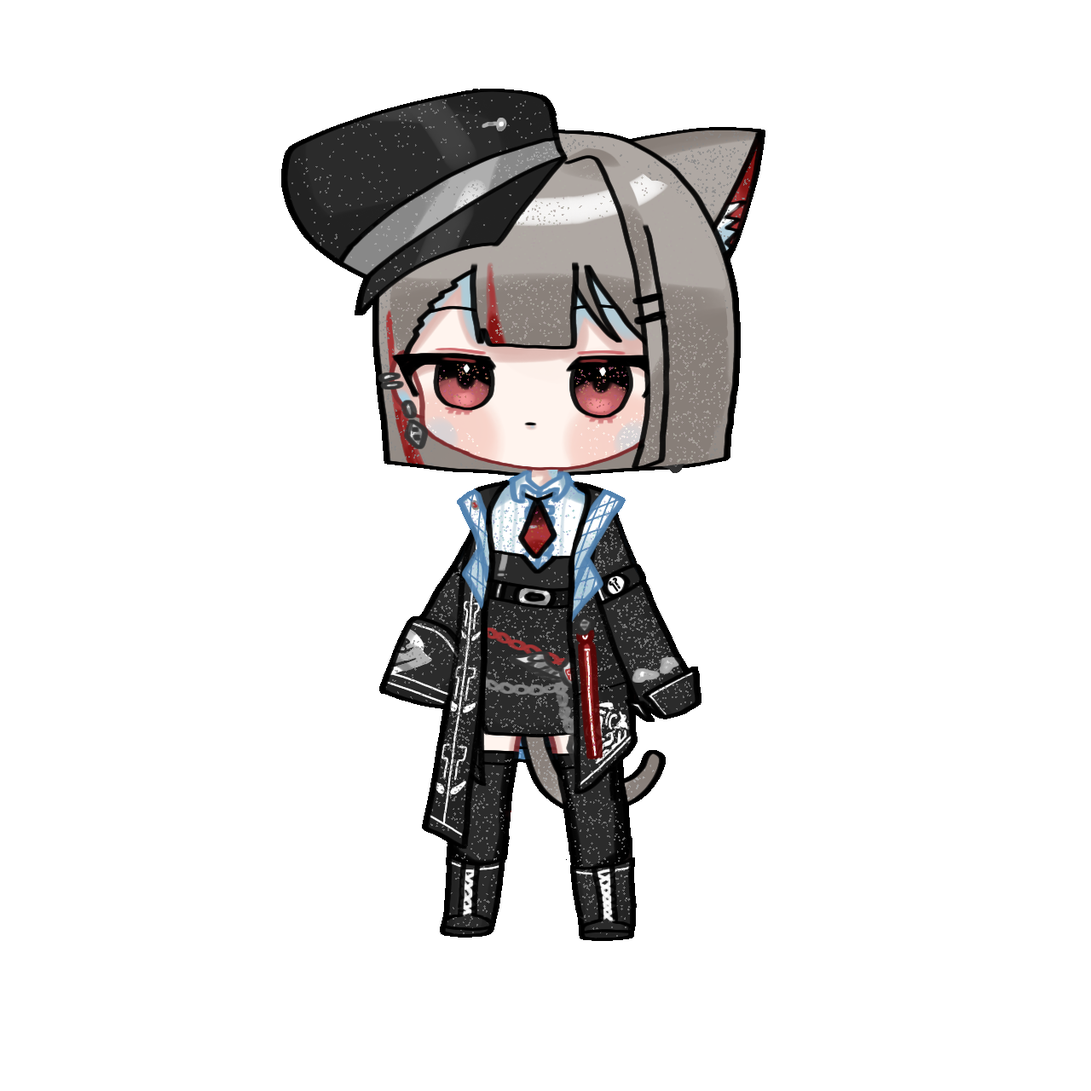
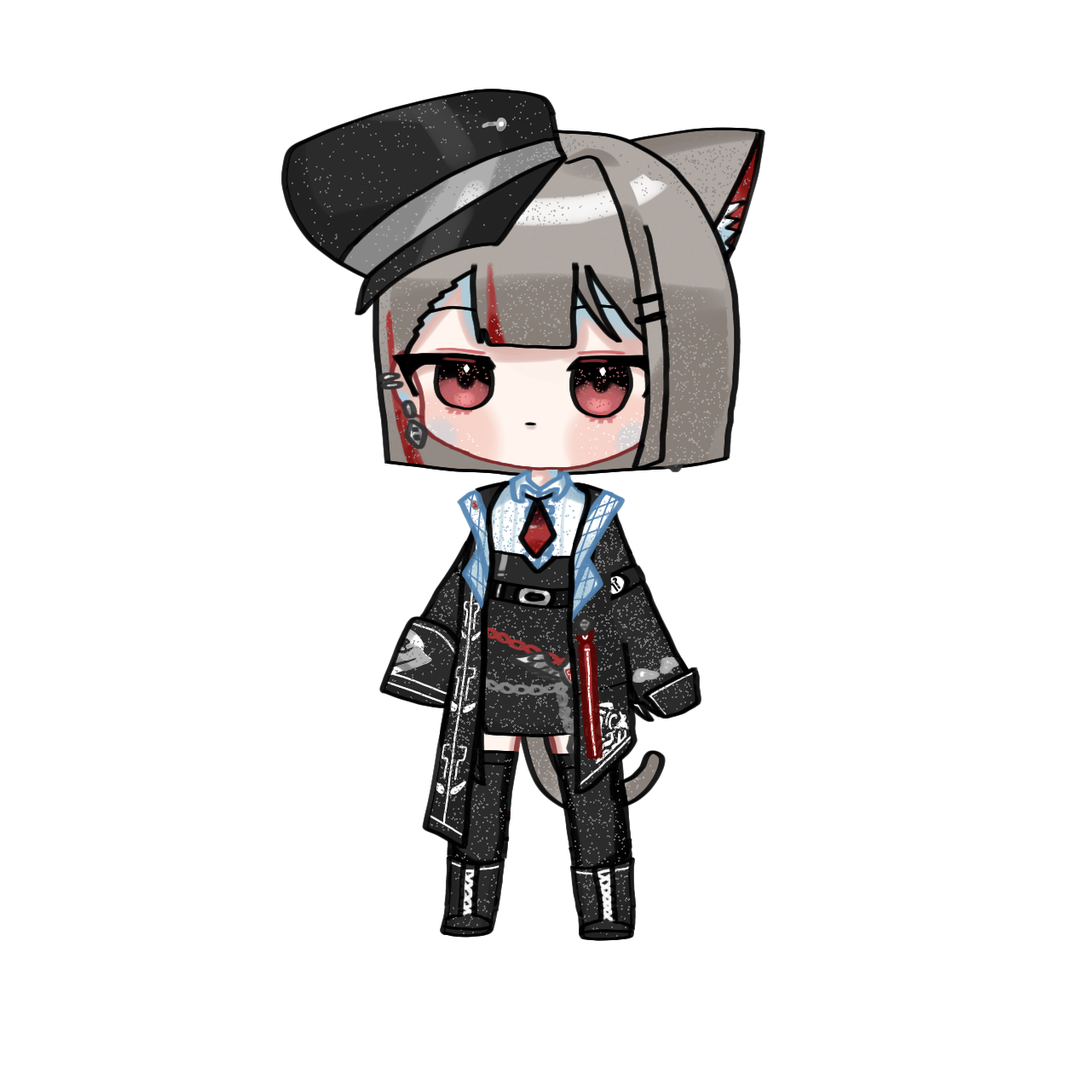
Comparing the layer stacks of the two 1091x1091 images. Changes:
painted on "03SideUpHair" over (x1=389, y1=222, x2=734, y2=467)
removed layer "04SideHair" from group "폴더 2" over (x1=689, y1=386, x2=734, y2=467)
removed layer "05FrontHair2" from group "폴더 2" over (x1=714, y1=222, x2=730, y2=279)
painted on "06Eye" over (x1=377, y1=222, x2=725, y2=474)
removed layer "08REarrings" from group "폴더 2" over (x1=660, y1=459, x2=724, y2=474)
removed layer "09LEarrings" from group "폴더 2" over (x1=377, y1=372, x2=389, y2=450)
removed layer "10Head" from group "폴더 2" over (x1=388, y1=222, x2=725, y2=471)
painted on "13RAccessory" over (x1=571, y1=481, x2=638, y2=803)
removed layer "14RCapeBody2" from group "폴더 2" over (x1=571, y1=481, x2=626, y2=661)
removed layer "15RCapeSholder" from group "폴더 2" over (x1=578, y1=485, x2=634, y2=575)
removed layer "17RCapeBody" from group "폴더 2" over (x1=593, y1=494, x2=620, y2=650)
painted on "18LCapeBody2" over (x1=422, y1=483, x2=508, y2=851)
removed layer "19LAccessory" from group "폴더 2" over (x1=422, y1=504, x2=482, y2=851)
removed layer "20LCapeSholder" from group "폴더 2" over (x1=463, y1=482, x2=504, y2=551)
removed layer "21LCapeBody" from group "폴더 2" over (x1=461, y1=547, x2=465, y2=557)
removed layer "23RCapeBodyDown" from group "폴더 2" over (x1=606, y1=634, x2=638, y2=803)
removed layer "24LCapeBodyDown" from group "폴더 2" over (x1=439, y1=647, x2=459, y2=762)
painted on "25ChAccessory1" over (x1=551, y1=619, x2=626, y2=737)
removed layer "26ChAccessory2" from group "폴더 2" over (x1=611, y1=649, x2=626, y2=682)
removed layer "28ChAccessory4" from group "폴더 2" over (x1=602, y1=622, x2=616, y2=660)
removed layer "29ChAccessory5" from group "폴더 2" over (x1=602, y1=619, x2=616, y2=660)
removed layer "58CapeBack" from group "폴더 2" over (x1=512, y1=735, x2=560, y2=764)
